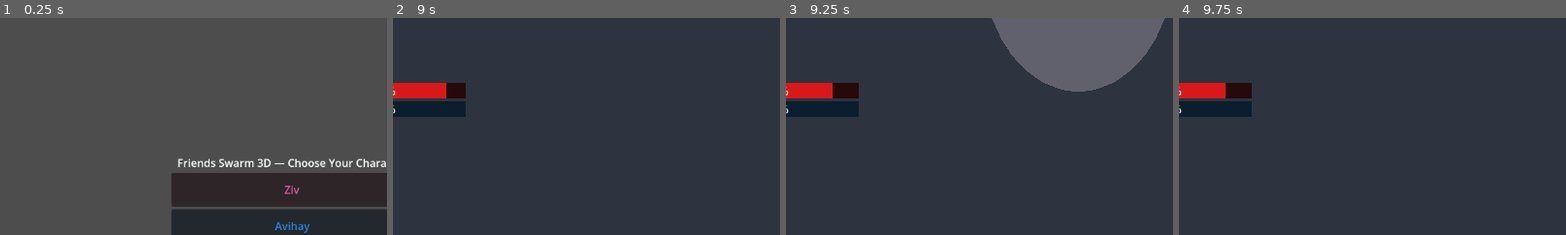
Above: before the commit, frames 1-4 (left to right).
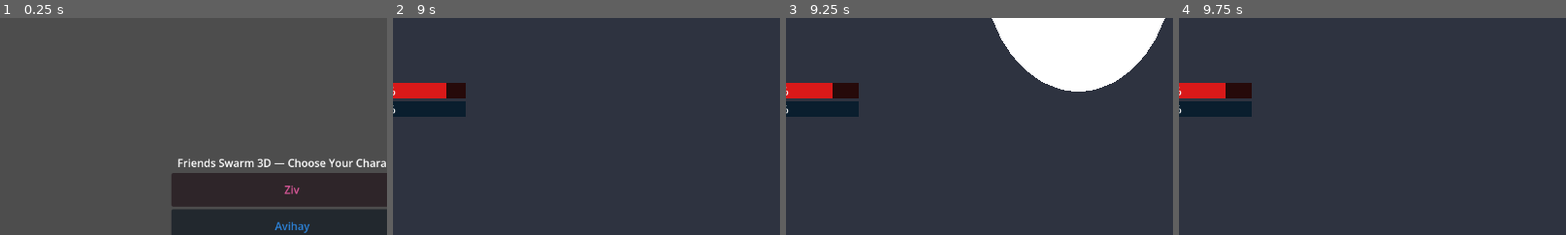
Above: after the commit, the same moments.

Repository: ZivHausler/survivers-likes-game
Game: Godot game, scene res://ui/character_select_3d.tscn
Same seed, same stepped clock (60 frames per second), same inputs: the game is played once before the commit and once after it.
Inputs (mouse positions are % of the whole screen's width and height, from its top left):
- Up to frame 1 (0.25 s): no input
- Up to frame 2 (9 s): click "Ziv" at 0.5 s; tap Enter at 1.25, 2.75, 4.25 s; move the mouse to (45, 70) at 1.27 s; hold W (move_up) 1.28-2 s; hold Shift 1.28-2 s; click (45, 70) at 1.42 s; tap Space at 2, 3.5, 5 s; drag from (80, 65) to (45, 70) at 2.02 s; move the mouse to (20, 35) at 2.77 s; hold A (move_left) 2.78-3.5 s; tap Ctrl at 2.85, 7.35 s; drag from (55, 50) to (20, 35) at 3.52 s; move the mouse to (35, 25) at 4.27 s; hold S (move_down) 4.28-5 s; tap Alt at 4.35, 8.85 s; drag from (72, 45) to (35, 25) at 5.02 s; move the mouse to (30, 55) at 5.77 s; hold W (move_up) 5.78-6.5 s; hold Shift 5.78-6.5 s; click (30, 55) at 5.92 s; drag from (60, 28) to (30, 55) at 6.52 s; move the mouse to (45, 70) at 7.27 s; hold D (move_right) 7.28-8 s; drag from (80, 65) to (45, 70) at 8.02 s; move the mouse to (20, 35) at 8.77 s; hold S (move_down) from 8.78 s (still down)
- Up to frame 3 (9.25 s): keep holding S (move_down)
- Up to frame 4 (9.75 s): release S (move_down) at 9.5 s; drag from (55, 50) to (20, 35) at 9.52 s
The pictures show only the part of the screen within x 12-62%, y 0-50%; the shares and areas given below are measured in that part.

Frames 1-2 are identical in both runs. In frame 3, 11% of the frame differs, in the area x 53-98%, y 0-34%; in frame 4, nothing differs.

Commit message:
feat(task-1.6): port juice/VFX layer to 3D with camera shake, hit-flash, damage numbers, death pops
Add Juice3D autoload that mirrors the 2D Juice pattern but wires to
enemy_killed_3d and the 3D game objects. New 3D VFX scenes/scripts:
DeathPop3D (GPUParticles3D), DamageNumber3D (Label3D billboard),
HitFlash3D (static material-flash helper). Reuse EvolutionFlash
(dimension-agnostic CanvasLayer). Add trauma-based screen shake to
GameCamera3D via pure static helpers (shake_offset / decay_trauma) so
existing camera tests stay green. Wire enemy hit-flash in Enemy3D
non-lethal path; register player+camera from GameManager3D. Add 35
new tests across 3 new test files; full suite rises 414 → 449, all passing.

Co-Authored-By: Claude Sonnet 4.6 <noreply@anthropic.com>

Diff:
--- /dev/null
+++ b/autoload/juice_3d.gd
@@ -0,0 +1,104 @@
+# See docs/notes/juice-3d.md
+extends Node
+## Juice3D — decoupled visual-effects layer for the 3D game.
+## Listens to GameEvents signals and spawns 3D feedback: death bursts, floating
+## XP numbers, hit-flash, camera shake, and evolution/level-up fanfare.
+## Register the Player3D and GameCamera3D from GameManager3D at run start.
+## Disabling or removing this autoload leaves all game logic unaffected.
+
+var _camera = null   ## GameCamera3D registered by GameManager3D; duck-typed for tests
+var _player: Node3D = null
+var _last_hp: float = -1.0  ## Tracks previous HP to detect a decrease
+
+const _DeathPop3DScene: PackedScene = preload("res://vfx/death_pop_3d.tscn")
+const _DamageNumber3DScene: PackedScene = preload("res://vfx/damage_number_3d.tscn")
+const _EvolutionFlashScene: PackedScene = preload("res://vfx/evolution_flash.tscn")
+
+func _ready() -> void:
+	GameEvents.enemy_killed_3d.connect(_on_enemy_killed_3d)
+	GameEvents.xp_collected.connect(_on_xp_collected)
+	GameEvents.player_leveled_up.connect(_on_player_leveled_up)
+	GameEvents.player_hp_changed.connect(_on_player_hp_changed)
+	GameEvents.player_died.connect(_on_player_died)
+	GameEvents.evolution_unlocked.connect(_on_evolution_unlocked)
+
+# ── Public API ────────────────────────────────────────────────────────────────
+
+func register_player(p: Node3D) -> void:
+	_player = p
+
+## Register the camera that receives add_trauma() calls. Duck-typed so test stubs work.
+func register_camera(cam) -> void:
+	_camera = cam
+
+# ── Private helpers ───────────────────────────────────────────────────────────
+
+## Returns a safe scene parent for effect nodes, or null if unavailable.
+func _safe_parent() -> Node:
+	if not is_instance_valid(_player):
+		return null
+	var tree: SceneTree = _player.get_tree()
+	return tree.current_scene if tree.current_scene != null else tree.root
+
+## Forward trauma to the registered GameCamera3D's add_trauma method, if available.
+func _add_trauma(amount: float) -> void:
+	if not is_instance_valid(_camera):
+		return
+	if _camera.has_method("add_trauma"):
+		_camera.add_trauma(amount)
+
+# ── Signal handlers ───────────────────────────────────────────────────────────
+
+func _on_enemy_killed_3d(pos: Vector3, xp: int) -> void:
+	var parent := _safe_parent()
+	if parent == null:
+		return
+	# Death particle burst
+	var pop: DeathPop3D = _DeathPop3DScene.instantiate()
+	parent.add_child(pop)
+	pop.play_at(pos)
+	# Floating XP number
+	var num: DamageNumber3D = _DamageNumber3DScene.instantiate()
+	parent.add_child(num)
+	num.setup(xp, pos)
+	# Small camera shake
+	_add_trauma(0.25)
+
+func _on_xp_collected(_amount: int) -> void:
+	if not is_instance_valid(_player):
+		return
+	var parent := _safe_parent()
+	if parent == null:
+		return
+	# Reuse death_pop_3d as a small gold sparkle burst at the player.
+	var pop: DeathPop3D = _DeathPop3DScene.instantiate()
+	parent.add_child(pop)
+	pop.play_at(_player.global_position)
+
+func _on_player_leveled_up(_level: int) -> void:
+	var parent := _safe_parent()
+	if parent == null:
+		return
+	var flash: EvolutionFlash = _EvolutionFlashScene.instantiate()
+	# add_child FIRST so _ready() creates the internal rect; set_intensity after.
+	parent.add_child(flash)
+	flash.set_intensity(0.4)
+
+func _on_player_hp_changed(current: float, _max_hp: float) -> void:
+	# Flash player and shake camera only on HP decrease
+	if _last_hp >= 0.0 and current < _last_hp:
+		if is_instance_valid(_player):
+			HitFlash3D.flash(_player, 0.15)
+		_add_trauma(0.3)
+	_last_hp = current
+
+func _on_player_died() -> void:
+	pass  # Death-screen transition handled by GameManager3D
+
+func _on_evolution_unlocked(_weapon_id: StringName) -> void:
+	var parent := _safe_parent()
+	if parent == null:
+		return
+	var flash: EvolutionFlash = _EvolutionFlashScene.instantiate()
+	parent.add_child(flash)
+	# Full intensity (default ~0.85 alpha) for evolution
--- a/core/game_camera_3d.gd
+++ b/core/game_camera_3d.gd
@@ -2,6 +2,8 @@
 class_name GameCamera3D extends Camera3D
 ## Tilted top-down perspective camera for the 3D arena.
 ## Follows a target on XZ only; camera Y = `height` (constant) and pitch stay fixed.
+## Supports trauma-based screen shake via add_trauma(). Pure static shake helpers are
+## unit-testable: shake_offset(0, t) always returns Vector3.ZERO.
 
 @export var target: Node3D
 @export var height: float = 14.0
@@ -10,18 +12,52 @@
 @export var distance: float = 10.0
 @export var follow_speed: float = 10.0
 
+## Peak world-unit offset magnitude at trauma = 1.0.
+const SHAKE_MAX_OFFSET: float = 0.5
+## Trauma units shed per second.
+const SHAKE_DECAY: float = 1.5
+
+var _trauma: float = 0.0
+## Tracks the smooth-follow base position separately so shake offset is layered on top
+## without feeding back into the lerp next frame.
+var _base_position: Vector3 = Vector3.ZERO
+
 func _ready() -> void:
 	basis = compute_pitch_basis(pitch_degrees)
 	if target:
-		global_position = compute_position(target.global_position, height, distance)
+		_base_position = compute_position(target.global_position, height, distance)
+		global_position = _base_position
 
 func _physics_process(delta: float) -> void:
 	if not target:
 		return
 	var desired := compute_position(target.global_position, height, distance)
-	global_position = global_position.lerp(desired, clampf(follow_speed * delta, 0.0, 1.0))
+	_base_position = _base_position.lerp(desired, clampf(follow_speed * delta, 0.0, 1.0))
+	# Decay trauma and apply shake offset layered on top of the base follow position.
+	_trauma = decay_trauma(_trauma, delta)
+	global_position = _base_position + shake_offset(_trauma, Time.get_ticks_msec() * 0.001)
 	# Keep pitch locked in case something else mutates the basis.
 	basis = compute_pitch_basis(pitch_degrees)
+
+## Add shake energy (accumulates, clamped to [0, 1]).
+func add_trauma(amount: float) -> void:
+	_trauma = clampf(_trauma + amount, 0.0, 1.0)
+
+## Pure static helper — reduce trauma toward 0 at SHAKE_DECAY rate; clamp at 0.
+## Unit-testable without a live camera.
+static func decay_trauma(trauma: float, dt: float) -> float:
+	return maxf(0.0, trauma - SHAKE_DECAY * dt)
+
+## Pure static helper — compute a world-space shake offset for a given trauma and time seed.
+## Returns Vector3.ZERO when trauma <= 0 (so trauma=0 → no movement, existing tests stay green).
+## Magnitude scales as trauma^2 * SHAKE_MAX_OFFSET; direction varies with `seed_t`.
+static func shake_offset(trauma: float, seed_t: float) -> Vector3:
+	if trauma <= 0.0:
+		return Vector3.ZERO
+	var mag: float = trauma * trauma * SHAKE_MAX_OFFSET
+	var angle_h: float = fmod(seed_t * 37.0 + trauma * 13.0, TAU)
+	var angle_v: float = fmod(seed_t * 23.0 + trauma * 7.0, TAU)
+	return Vector3(cos(angle_h) * mag, sin(angle_v) * mag * 0.3, sin(angle_h) * mag * 0.5)
 
 ## Return the world-space camera position given a target's position.
 ## X tracks target X; Y is always `height` (ignores target Y); Z = target.z + distance.
--- a/enemies/enemy_3d.gd
+++ b/enemies/enemy_3d.gd
@@ -64,7 +64,8 @@
 		GameEvents.enemy_killed_3d.emit(global_position, data.xp_value)
 		queue_free()
 		return
-	# 3D hit-flash is Task 1.5 Juice work — no visual effect here yet.
+	# Non-lethal hit: flash the enemy mesh white for 0.08 s.
+	HitFlash3D.flash(self, 0.08)
 
 ## Pure static steering helper — unit-testable without a live physics step.
 ## Returns XZ-flattened direction from `from` toward `to`, scaled by `speed`.
--- a/game/game_manager_3d.gd
+++ b/game/game_manager_3d.gd
@@ -83,7 +83,13 @@
 	GameEvents.player_leveled_up.connect(_on_player_leveled_up)
 	GameEvents.player_died.connect(_on_player_died)
 
-	# Juice guard: 3D Juice integration is Task 1.6 — skip for now.
+	# Register Player3D and GameCamera3D with the Juice3D autoload so it can
+	# spawn effects and forward camera shake. Both are siblings of this node.
+	if _player:
+		Juice3D.register_player(_player)
+	var cam: GameCamera3D = parent.get_node_or_null("GameCamera3D") as GameCamera3D
+	if cam:
+		Juice3D.register_camera(cam)
 
 
 func _process(dt: float) -> void:
--- a/project.godot
+++ b/project.godot
@@ -15,6 +15,7 @@
 GameEvents="*res://autoload/game_events.gd"
 RunState="*res://autoload/run_state.gd"
 Juice="*res://autoload/juice.gd"
+Juice3D="*res://autoload/juice_3d.gd"
 
 [input]
 
--- /dev/null
+++ b/test/test_camera_shake_3d.gd
@@ -0,0 +1,56 @@
+# See docs/notes/juice-3d.md
+extends GutTest
+## Unit tests for GameCamera3D trauma/shake pure static helpers.
+## All tests call static functions directly — no live scene or Camera3D needed.
+
+# ── decay_trauma ──────────────────────────────────────────────────────────────
+
+func test_decay_trauma_reduces_trauma_below_initial() -> void:
+	var result: float = GameCamera3D.decay_trauma(1.0, 0.1)
+	assert_lt(result, 1.0, "decay_trauma must reduce trauma below 1.0 after dt=0.1")
+
+func test_decay_trauma_positive_step_reduces_toward_zero() -> void:
+	var result: float = GameCamera3D.decay_trauma(0.5, 0.1)
+	assert_lt(result, 0.5, "decay_trauma must move trauma toward zero")
+	assert_true(result >= 0.0, "decay_trauma must not go below 0")
+
+func test_decay_trauma_clamps_at_zero_with_large_dt() -> void:
+	var result: float = GameCamera3D.decay_trauma(0.1, 10.0)
+	assert_almost_eq(result, 0.0, 0.001, "decay_trauma must clamp to 0.0 with large dt")
+
+func test_decay_trauma_zero_input_stays_zero() -> void:
+	var result: float = GameCamera3D.decay_trauma(0.0, 1.0)
+	assert_almost_eq(result, 0.0, 0.001, "decay_trauma(0, dt) must return 0")
+
+func test_decay_trauma_full_decay_at_one_second() -> void:
+	# SHAKE_DECAY = 1.5, so trauma=1.0 → decay in 1.0/1.5 ≈ 0.67s.
+	# After 1s full decay must be complete.
+	var result: float = GameCamera3D.decay_trauma(1.0, 1.0)
+	assert_almost_eq(result, 0.0, 0.001, "Full trauma=1.0 must decay to 0 within 1 second (decay rate 1.5/s)")
+
+# ── shake_offset ──────────────────────────────────────────────────────────────
+
+func test_shake_offset_zero_trauma_returns_vector3_zero() -> void:
+	var off: Vector3 = GameCamera3D.shake_offset(0.0, 1.0)
+	assert_eq(off, Vector3.ZERO, "shake_offset with trauma=0 must return Vector3.ZERO")
+
+func test_shake_offset_negative_trauma_returns_vector3_zero() -> void:
+	var off: Vector3 = GameCamera3D.shake_offset(-0.5, 1.0)
+	assert_eq(off, Vector3.ZERO, "shake_offset with trauma<0 must return Vector3.ZERO")
+
+func test_shake_offset_positive_trauma_returns_nonzero_vector() -> void:
+	var off: Vector3 = GameCamera3D.shake_offset(0.5, 1.0)
+	assert_true(off.length() > 0.0, "shake_offset with trauma=0.5 must return a non-zero vector")
+
+func test_shake_offset_bounded_within_max_offset() -> void:
+	# At trauma=1.0, max offset = 1.0^2 * SHAKE_MAX_OFFSET = 0.5.
+	# The Y component has an additional 0.3 factor, Z has 0.5.
+	# The maximum possible length: sqrt(0.5^2 + (0.5*0.3)^2 + (0.5*0.5)^2) ≈ 0.56
+	var off: Vector3 = GameCamera3D.shake_offset(1.0, 1.0)
+	assert_true(off.length() < 1.0, "shake_offset must stay bounded well below 1 world unit")
+
+func test_shake_offset_scales_with_trauma_squared() -> void:
+	# At same seed_t, higher trauma → larger magnitude (quadratic scaling).
+	var low: float = GameCamera3D.shake_offset(0.3, 2.0).length()
+	var high: float = GameCamera3D.shake_offset(0.9, 2.0).length()
+	assert_true(high > low, "Higher trauma must produce larger shake_offset magnitude")
--- /dev/null
+++ b/test/test_hit_flash_3d.gd
@@ -0,0 +1,72 @@
+# See docs/notes/juice-3d.md
+extends GutTest
+## Tests for HitFlash3D static utility.
+## Verifies: no-op safety on nodes without meshes; flash doesn't crash; material restored.
+
+# ── Guard: freed node ─────────────────────────────────────────────────────────
+
+func test_flash_no_crash_on_freed_node() -> void:
+	var node := Node3D.new()
+	node.free()
+	HitFlash3D.flash(node, 0.1)
+	assert_true(true, "HitFlash3D.flash must not crash on a freed node")
+
+# ── Guard: node without a MeshInstance3D ─────────────────────────────────────
+
+func test_flash_no_crash_on_plain_node3d_no_mesh() -> void:
+	var node: Node3D = add_child_autofree(Node3D.new())
+	HitFlash3D.flash(node, 0.1)
+	assert_true(true, "HitFlash3D.flash must not crash on a Node3D with no mesh child")
+
+func test_flash_no_crash_on_null() -> void:
+	HitFlash3D.flash(null, 0.1)
+	assert_true(true, "HitFlash3D.flash(null) must not crash")
+
+# ── Flash on a direct MeshInstance3D ─────────────────────────────────────────
+
+func test_flash_on_mesh_instance_does_not_crash() -> void:
+	var mesh_inst: MeshInstance3D = add_child_autofree(MeshInstance3D.new())
+	mesh_inst.mesh = SphereMesh.new()
+	HitFlash3D.flash(mesh_inst, 0.3)
+	assert_true(true, "HitFlash3D.flash must not crash on a MeshInstance3D")
+
+func test_flash_overrides_material_during_flash() -> void:
+	var mesh_inst: MeshInstance3D = add_child_autofree(MeshInstance3D.new())
+	mesh_inst.mesh = SphereMesh.new()
+	var orig := StandardMaterial3D.new()
+	orig.albedo_color = Color(0.4, 0.4, 0.4, 1.0)
+	mesh_inst.material_override = orig
+	HitFlash3D.flash(mesh_inst, 0.5)
+	# Immediately after call, the flash material should be set (override replaced)
+	assert_ne(mesh_inst.material_override, orig, "Material override must change during flash")
+
+func test_flash_restores_material_after_duration() -> void:
+	var mesh_inst: MeshInstance3D = add_child_autofree(MeshInstance3D.new())
+	mesh_inst.mesh = SphereMesh.new()
+	var orig := StandardMaterial3D.new()
+	orig.albedo_color = Color(0.4, 0.4, 0.4, 1.0)
+	mesh_inst.material_override = orig
+	HitFlash3D.flash(mesh_inst, 0.1)
+	await get_tree().create_timer(0.25).timeout
+	assert_eq(mesh_inst.material_override, orig, "Material override must be restored after flash duration")
+
+# ── Flash on a parent node with a MeshInstance3D child ───────────────────────
+
+func test_flash_on_parent_finds_mesh_child_no_crash() -> void:
+	var parent: Node3D = add_child_autofree(Node3D.new())
+	var mesh_inst := MeshInstance3D.new()
+	mesh_inst.mesh = BoxMesh.new()
+	parent.add_child(mesh_inst)
+	HitFlash3D.flash(parent, 0.1)
+	assert_true(true, "HitFlash3D.flash must find MeshInstance3D under parent and not crash")
+
+func test_flash_on_parent_overrides_child_material() -> void:
+	var parent: Node3D = add_child_autofree(Node3D.new())
+	var mesh_inst := MeshInstance3D.new()
+	mesh_inst.mesh = BoxMesh.new()
+	var orig := StandardMaterial3D.new()
+	orig.albedo_color = Color(0.2, 0.5, 0.8, 1.0)
+	mesh_inst.material_override = orig
+	parent.add_child(mesh_inst)
+	HitFlash3D.flash(parent, 0.5)
+	assert_ne(mesh_inst.material_override, orig, "Child mesh material override must change during flash")
--- /dev/null
+++ b/test/test_juice_3d_decoupled.gd
@@ -0,0 +1,141 @@
+# See docs/notes/juice-3d.md
+extends GutTest
+## Decoupling tests for the Juice3D autoload.
+## Verifies that:
+##   (a) Juice3D connects all six GameEvents signals in _ready(),
+##   (b) effect spawning is guarded when no player is registered (no crash, no spawn),
+##   (c) with a player registered, enemy_killed_3d spawns a DeathPop3D + DamageNumber3D,
+##   (d) player_hp_changed with a decrease runs the flash+trauma path without crashing.
+
+func after_each() -> void:
+	# Reset Juice3D singleton state to avoid cross-test contamination.
+	Juice3D.register_player(null)
+	Juice3D.register_camera(null)
+	Juice3D._last_hp = -1.0
+
+# ── Autoload basics ───────────────────────────────────────────────────────────
+
+func test_juice_3d_autoload_exists() -> void:
+	assert_not_null(Juice3D, "Juice3D autoload must be registered")
+
+func test_juice_3d_is_node() -> void:
+	assert_true(Juice3D is Node, "Juice3D must extend Node")
+
+# ── Signal connections ────────────────────────────────────────────────────────
+
+func test_enemy_killed_3d_signal_is_connected() -> void:
+	assert_true(
+		GameEvents.enemy_killed_3d.is_connected(Juice3D._on_enemy_killed_3d),
+		"Juice3D must connect enemy_killed_3d in _ready()"
+	)
+
+func test_xp_collected_signal_is_connected() -> void:
+	assert_true(
+		GameEvents.xp_collected.is_connected(Juice3D._on_xp_collected),
+		"Juice3D must connect xp_collected in _ready()"
+	)
+
+func test_player_leveled_up_signal_is_connected() -> void:
+	assert_true(
+		GameEvents.player_leveled_up.is_connected(Juice3D._on_player_leveled_up),
+		"Juice3D must connect player_leveled_up in _ready()"
+	)
+
+func test_player_hp_changed_signal_is_connected() -> void:
+	assert_true(
+		GameEvents.player_hp_changed.is_connected(Juice3D._on_player_hp_changed),
+		"Juice3D must connect player_hp_changed in _ready()"
+	)
+
+func test_player_died_signal_is_connected() -> void:
+	assert_true(
+		GameEvents.player_died.is_connected(Juice3D._on_player_died),
+		"Juice3D must connect player_died in _ready()"
+	)
+
+func test_evolution_unlocked_signal_is_connected() -> void:
+	assert_true(
+		GameEvents.evolution_unlocked.is_connected(Juice3D._on_evolution_unlocked),
+		"Juice3D must connect evolution_unlocked in _ready()"
+	)
+
+# ── Guards: no player registered → no crash, no spawn ────────────────────────
+
+func _count_children_before_and_after(callable: Callable) -> void:
+	var root: Node = get_tree().root
+	var before: int = root.get_child_count()
+	callable.call()
+	await get_tree().process_frame
+	var after: int = root.get_child_count()
+	assert_eq(after, before, "Juice3D handler must not spawn nodes into root when no player")
+
+func test_enemy_killed_3d_no_player_no_crash_no_spawn() -> void:
+	await _count_children_before_and_after(func() -> void:
+		GameEvents.enemy_killed_3d.emit(Vector3.ZERO, 5)
+	)
+
+func test_xp_collected_no_player_no_crash_no_spawn() -> void:
+	await _count_children_before_and_after(func() -> void:
+		GameEvents.xp_collected.emit(5)
+	)
+
+func test_player_leveled_up_no_player_no_crash_no_spawn() -> void:
+	await _count_children_before_and_after(func() -> void:
+		GameEvents.player_leveled_up.emit(2)
+	)
+
+func test_player_hp_changed_no_player_no_crash() -> void:
+	# Decrease path with no player — must not crash.
+	Juice3D._last_hp = 100.0
+	GameEvents.player_hp_changed.emit(50.0, 100.0)
+	await get_tree().process_frame
+	assert_true(true, "hp_changed decrease must not crash without player")
+
+func test_player_died_no_player_no_crash() -> void:
+	GameEvents.player_died.emit()
+	await get_tree().process_frame
+	assert_true(true, "player_died must not crash without player")
+
+func test_evolution_unlocked_no_player_no_crash_no_spawn() -> void:
+	await _count_children_before_and_after(func() -> void:
+		GameEvents.evolution_unlocked.emit(&"weapon_test")
+	)
+
+# ── Effect spawning with player registered ────────────────────────────────────
+
+func _effect_parent() -> Node:
+	var cs := get_tree().current_scene
+	return cs if cs != null else get_tree().root
+
+func test_enemy_killed_3d_with_player_spawns_death_pop() -> void:
+	var dummy: Node3D = add_child_autofree(Node3D.new())
+	Juice3D.register_player(dummy)
+	var parent: Node = _effect_parent()
+	var before: int = parent.get_children().filter(func(c: Node) -> bool:
+		return c is DeathPop3D).size()
+	GameEvents.enemy_killed_3d.emit(Vector3(1.0, 0.0, 1.0), 3)
+	await get_tree().process_frame
+	var after: int = parent.get_children().filter(func(c: Node) -> bool:
+		return c is DeathPop3D).size()
+	assert_gt(after, before, "DeathPop3D must be spawned in scene when player is registered")
+
+func test_enemy_killed_3d_with_player_spawns_damage_number() -> void:
+	var dummy: Node3D = add_child_autofree(Node3D.new())
+	Juice3D.register_player(dummy)
+	var parent: Node = _effect_parent()
+	var before: int = parent.get_children().filter(func(c: Node) -> bool:
+		return c is DamageNumber3D).size()
+	GameEvents.enemy_killed_3d.emit(Vector3(1.0, 0.0, 1.0), 7)
+	await get_tree().process_frame
+	var after: int = parent.get_children().filter(func(c: Node) -> bool:
+		return c is DamageNumber3D).size()
+	assert_gt(after, before, "DamageNumber3D must be spawned in scene when player is registered")
+
+func test_player_hp_changed_decrease_with_player_no_crash() -> void:
+	var dummy: Node3D = add_child_autofree(Node3D.new())
+	Juice3D.register_player(dummy)
+	Juice3D._last_hp = 100.0
+	# No camera registered — _add_trauma must no-op safely
+	GameEvents.player_hp_changed.emit(70.0, 100.0)
+	await get_tree().process_frame
+	assert_true(true, "hp_changed decrease with player must not crash even without camera")
--- /dev/null
+++ b/vfx/damage_number_3d.gd
@@ -0,0 +1,16 @@
+# See docs/notes/juice-3d.md
+class_name DamageNumber3D extends Label3D
+## Floating 3D XP/damage number. Floats upward and fades over LIFETIME, then frees.
+## Usage: instantiate damage_number_3d.tscn, add to scene, call setup().
+
+const LIFETIME: float = 0.8   ## Total animation duration in seconds
+const FLOAT_DIST: float = 1.5 ## World units to float upward over LIFETIME
+
+func setup(value: int, pos: Vector3) -> void:
+	text = str(value)
+	global_position = pos
+	modulate.a = 1.0
+	var tween: Tween = create_tween().set_parallel(true)
+	tween.tween_property(self, "global_position:y", pos.y + FLOAT_DIST, LIFETIME)
+	tween.tween_property(self, "modulate:a", 0.0, LIFETIME)
+	tween.finished.connect(queue_free)
--- /dev/null
+++ b/vfx/damage_number_3d.tscn
@@ -0,0 +1,10 @@
+[gd_scene load_steps=2 format=3]
+
+[ext_resource type="Script" path="res://vfx/damage_number_3d.gd" id="1_dn3d"]
+
+[node name="DamageNumber3D" type="Label3D"]
+billboard = 1
+no_depth_test = true
+pixel_size = 0.01
+font_size = 64
+script = ExtResource("1_dn3d")
--- /dev/null
+++ b/vfx/death_pop_3d.gd
@@ -0,0 +1,10 @@
+# See docs/notes/juice-3d.md
+class_name DeathPop3D extends GPUParticles3D
+## One-shot particle burst at an enemy death position in 3D. Auto-frees after playing.
+## Usage: instantiate death_pop_3d.tscn, add to scene, call play_at(pos).
+
+func play_at(pos: Vector3) -> void:
+	global_position = pos
+	emitting = true
+	var timer: SceneTreeTimer = get_tree().create_timer(lifetime + 0.2)
+	timer.timeout.connect(queue_free)
--- /dev/null
+++ b/vfx/death_pop_3d.tscn
@@ -0,0 +1,18 @@
+[gd_scene load_steps=3 format=3]
+
+[ext_resource type="Script" path="res://vfx/death_pop_3d.gd" id="1_deathpop3d"]
+
+[sub_resource type="ParticleProcessMaterial" id="ParticleProcessMaterial_1"]
+direction = Vector3(0, 1, 0)
+spread = 180.0
+initial_velocity_min = 2.0
+initial_velocity_max = 6.0
+color = Color(1, 0.6, 0.2, 1)
+
+[node name="DeathPop3D" type="GPUParticles3D"]
+amount = 12
+lifetime = 0.5
+one_shot = true
+explosiveness = 0.9
+process_material = SubResource("ParticleProcessMaterial_1")
+script = ExtResource("1_deathpop3d")
--- /dev/null
+++ b/vfx/hit_flash_3d.gd
@@ -0,0 +1,42 @@
+# See docs/notes/juice-3d.md
+class_name HitFlash3D extends Node
+## Static utility — call HitFlash3D.flash() anywhere; no instance needed.
+## Briefly overrides a MeshInstance3D's material with a white-emission flash,
+## then restores the original material via a tween. No-ops safely if no mesh found.
+
+## Flash the nearest MeshInstance3D under `target` white, then restore over `dur` seconds.
+## `target` is Variant (not Node3D) so a freed object is caught by is_instance_valid().
+static func flash(target: Variant, dur: float) -> void:
+	if not is_instance_valid(target):
+		return
+	var node := target as Node
+	if node == null:
+		return
+	var mesh_inst: MeshInstance3D = _find_mesh(node)
+	if mesh_inst == null:
+		return
+	var original_mat: Material = mesh_inst.material_override
+	var flash_mat := StandardMaterial3D.new()
+	flash_mat.albedo_color = Color.WHITE
+	flash_mat.emission_enabled = true
+	flash_mat.emission = Color.WHITE
+	flash_mat.emission_energy_multiplier = 2.0
+	mesh_inst.material_override = flash_mat
+	var tween: Tween = mesh_inst.create_tween()
+	tween.tween_interval(dur)
+	tween.tween_callback(func() -> void:
+		if is_instance_valid(mesh_inst):
+			mesh_inst.material_override = original_mat
+	)
+
+## Depth-first search for the first MeshInstance3D under (or equal to) `node`.
+static func _find_mesh(node: Node) -> MeshInstance3D:
+	if node == null:
+		return null
+	if node is MeshInstance3D:
+		return node as MeshInstance3D
+	for child in node.get_children():
+		var found: MeshInstance3D = _find_mesh(child)
+		if found != null:
+			return found
+	return null
Not shown, added: autoload/juice_3d.gd.uid
Not shown, added: test/test_camera_shake_3d.gd.uid
Not shown, added: test/test_hit_flash_3d.gd.uid
Not shown, added: test/test_juice_3d_decoupled.gd.uid
Not shown, added: vfx/damage_number_3d.gd.uid
Not shown, added: vfx/death_pop_3d.gd.uid
Not shown, added: vfx/hit_flash_3d.gd.uid
Not shown, changed: docs/notes/INDEX.md
Not shown, added: docs/notes/juice-3d.md
